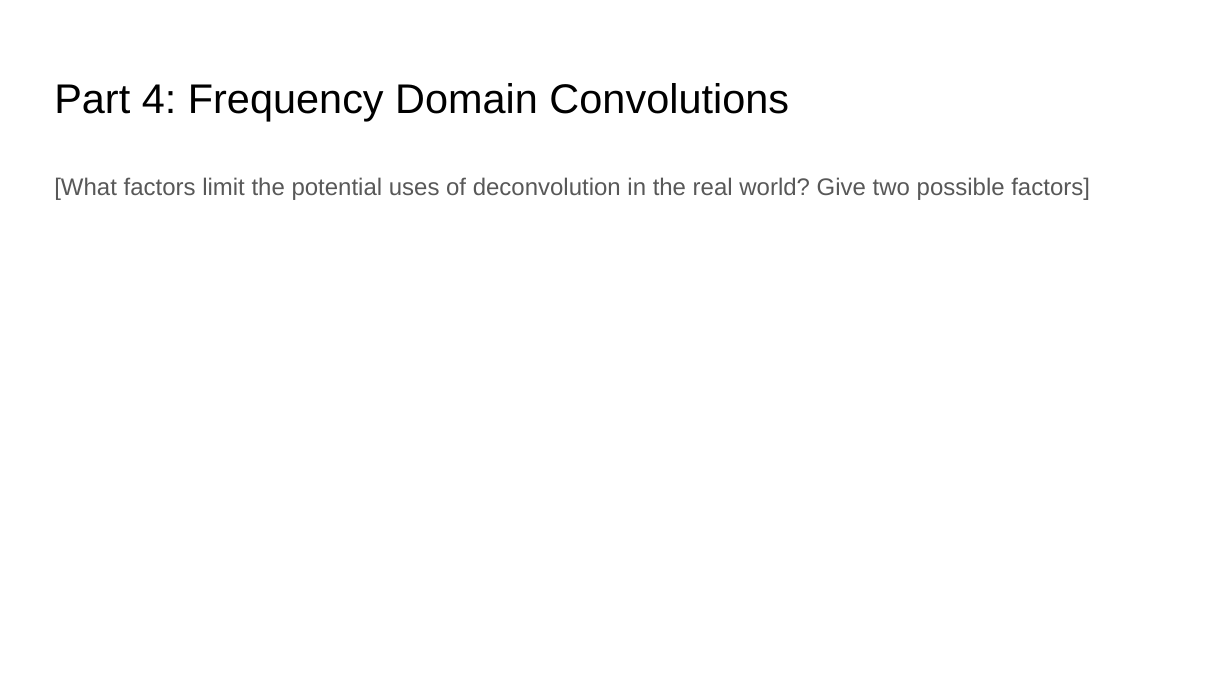
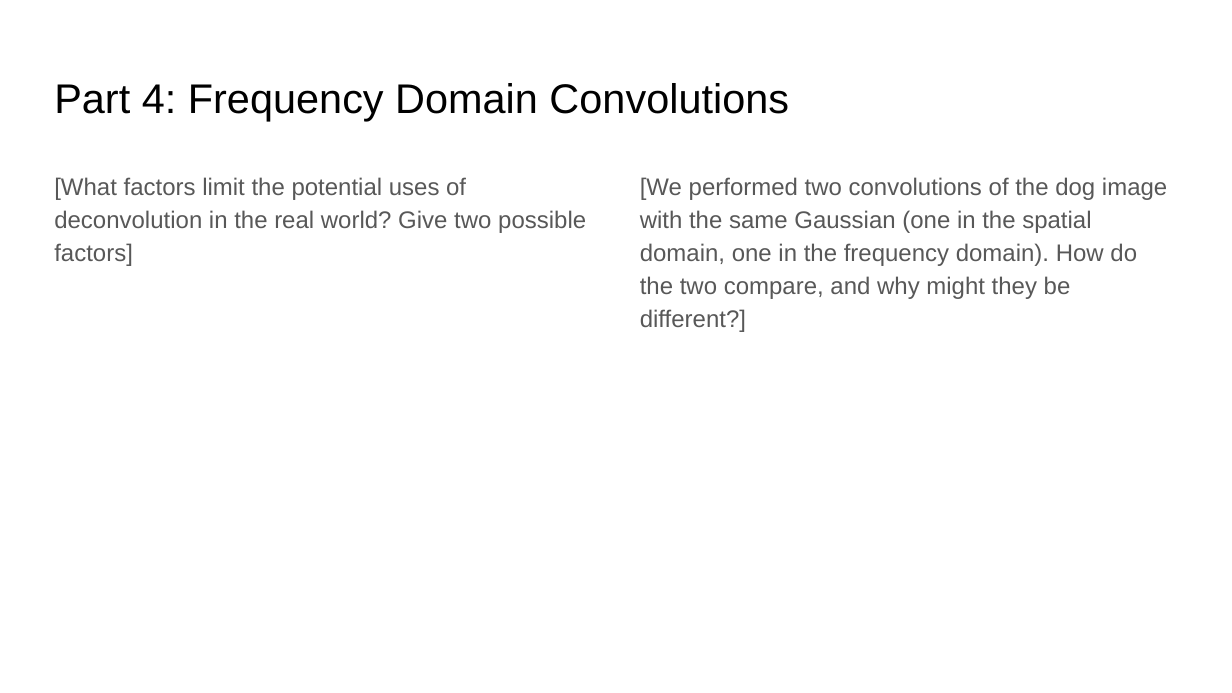
Before and after one commit to aashutoshav/Computer-Vision-Project-1, a slide deck: slide 20 of docs/report.pptx (slide 21 before the commit). Drawn at 1232x693 pixels with LibreOffice and Linux fonts; fonts in the diff are those of the drawing. Boxes give left, top, right and bottom in pixels: in the first picture for what was removed or moved away, otherwise in the second. Text is boxed around its words. In the diff, an @@ line names an element or a change of style, - is before the commit and + after.

```diff
--- a/docs/report.pptx
+++ b/docs/report.pptx
@@ text "[What factors limit the potential ..." rewrapped from (54,177,1090,200) to (54,177,586,266) @@
@@ text added at (640,177,1167,332), 14 pt, text #585858 @@
+[We performed two convolutions of the dog image with the same Gaussian (one in the spatial domain, one in the frequency domain). How do the two compare, and why might they be different?]
```
Also in this commit, not shown: 8 other slides changed, 1 slide removed, 2 other files.
